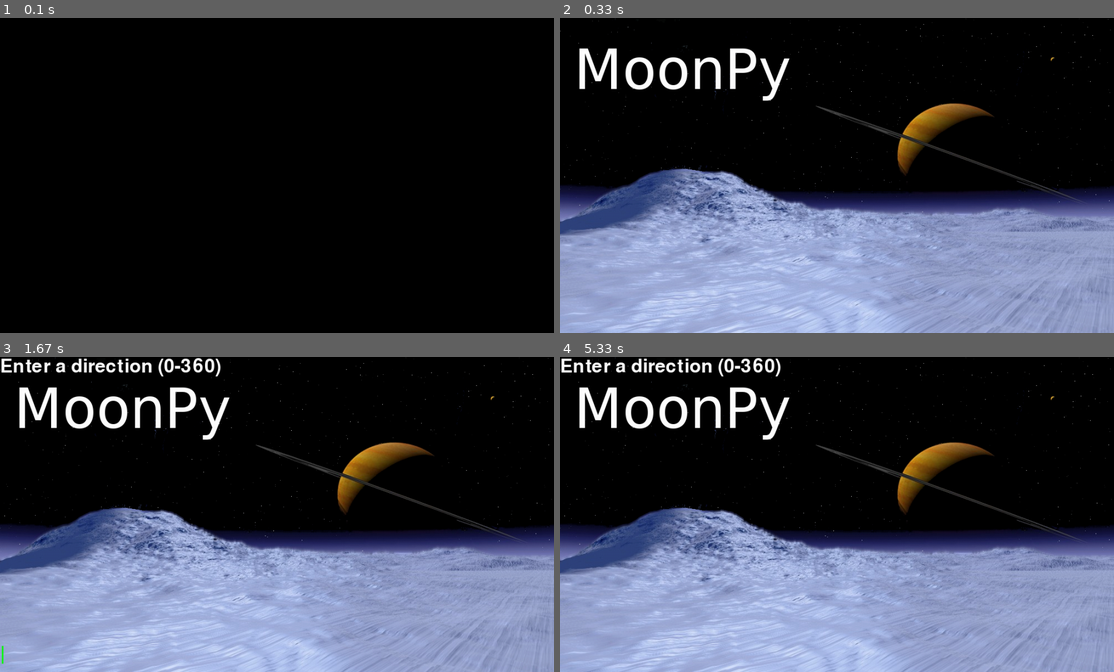
Above: before the commit, frames 1-4 (two rows, left to right).
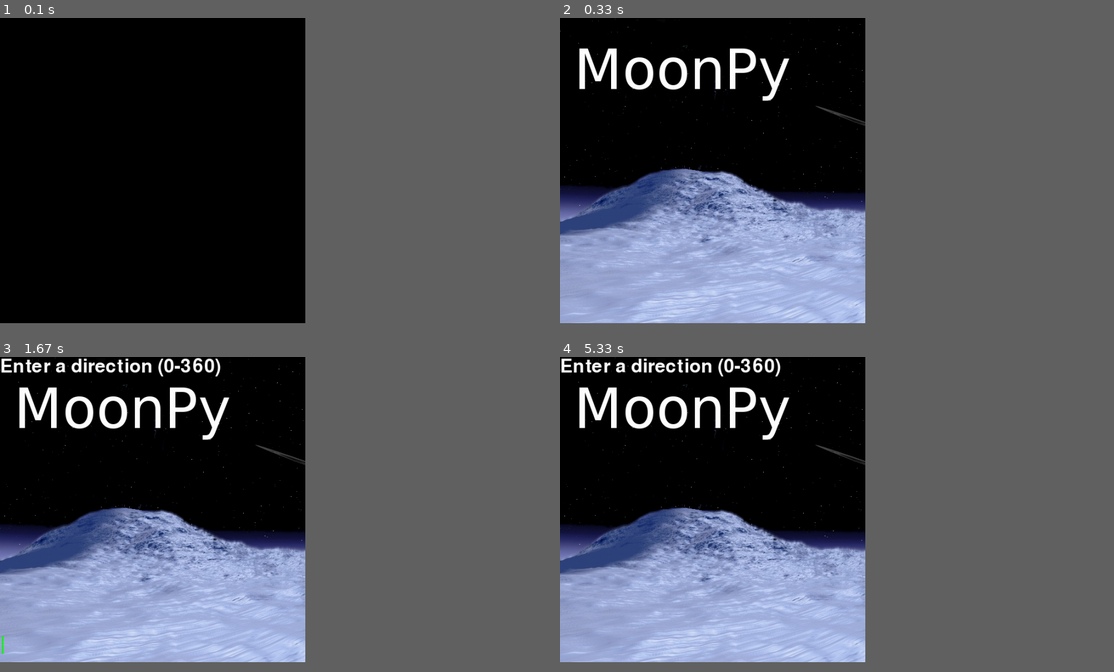
Above: after the commit, the same moments.

Repository: wgrand08/tether
Game: pygame game, started from trunk/moon.py
Same seed, same stepped clock (60 frames per second), same inputs: the game is played once before the commit and once after it. The source is Python 2; it was converted automatically to run under Python 3.
Inputs:
- Up to frame 1 (0.1 s): no input
- Up to frame 2 (0.33 s): no input
- Up to frame 3 (1.67 s): no input
- Up to frame 4 (5.33 s): tap Enter at 4.67 s
In our replay, the window is 900x512 before the commit and 496x496 after it. These sizes can differ from the game's own. Grey fills any space a smaller window leaves; there, only what the larger window draws over its background counts as a difference.

The runs differ from the first frame. In frame 1, only the window size differs. In frame 2, 24% of the frame differs, in the area x 0-100%, y 0-100%; in frame 3, 24%; in frame 4, 24%.

Commit message:
updated splash screen to a better size

Diff:
--- a/trunk/moon.py
+++ b/trunk/moon.py
@@ -26,7 +26,7 @@
 from Queue import Queue
 from time import sleep
 
-WINDOW_SIZE = WINDOW_XSIZE,WINDOW_YSIZE = 997,568
+WINDOW_SIZE = WINDOW_XSIZE,WINDOW_YSIZE = 550,550
 
 CALL = USEREVENT + 0
 
@@ -65,7 +65,7 @@
         pygame.key.set_repeat(250, 50)
         self.keylistener = None
 
-        pygame.display.set_caption("Moonbase Thingy")
+        pygame.display.set_caption("MoonPy")
         self.window = pygame.display.set_mode(WINDOW_SIZE)
 
         self.window.fill(color.black)
